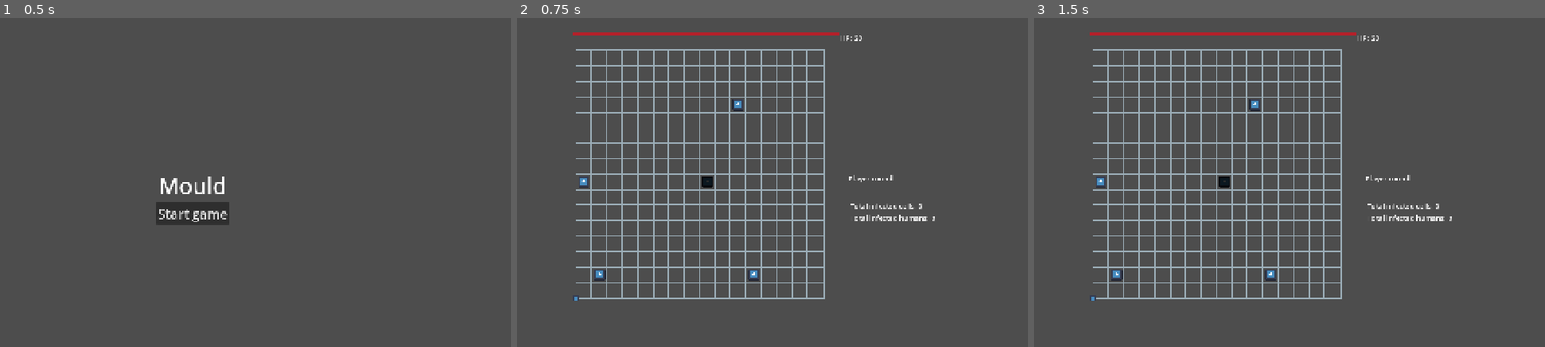
Above: before the commit, frames 1-3 (left to right).
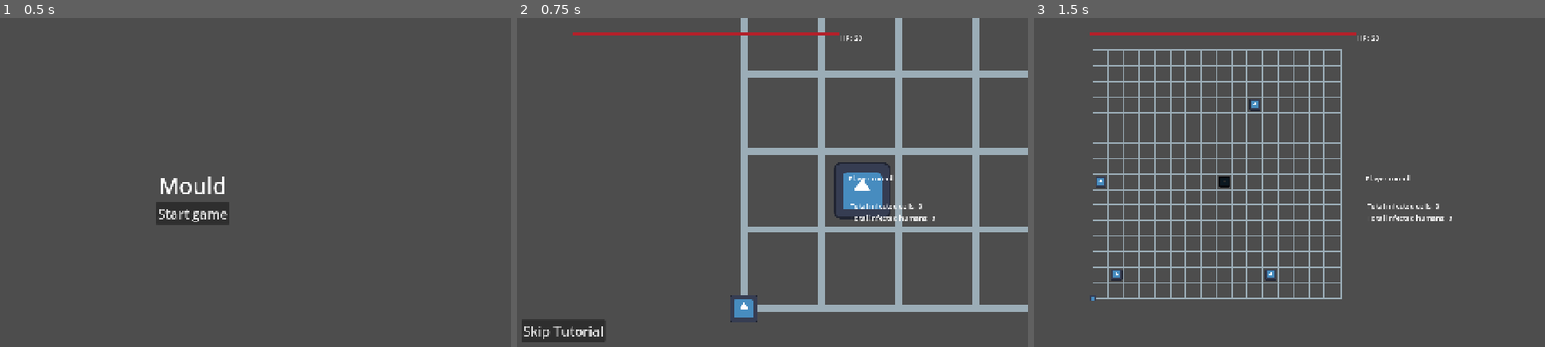
Above: after the commit, the same moments.

Repository: Sooshimi/mould
Game: Godot game, scene res://scenes/main.tscn
The game is run twice, just before and just after one commit, with the same random seed, the same clock (stepped at 60 frames per second) and the same inputs. The engine's default icon, where the game draws it, is replaced by a stand-in: a white triangle on a blue panel in a dark square.
Inputs (mouse positions are in pixels of both pictures, inside the frame that each line leads up to):
- Up to frame 1 (0.5 s): no input
- Up to frame 2 (0.75 s): click "Start game" at 0.5 s
- Up to frame 3 (1.5 s): click (1079, 330) at 1.25 s, where only the run after the commit has a clickable "Skip Tutorial"

Frame 1 is identical in both runs. In frame 2, 17% of the frame differs, in the area x 0-100%, y 0-99%; in frame 3, nothing differs.

Commit message:
Add tutorial screen

Diff:
--- a/scenes/game.tscn
+++ b/scenes/game.tscn
@@ -1,5 +1,6 @@
-[gd_scene load_steps=10 format=3 uid="uid://b6rwuldwktqp4"]
+[gd_scene load_steps=11 format=3 uid="uid://b6rwuldwktqp4"]
 
+[ext_resource type="Script" uid="uid://brebkn8c3ihrw" path="res://scripts/game.gd" id="1_0tnpc"]
 [ext_resource type="Texture2D" uid="uid://pplrjbme6b2b" path="res://assets/grid-32x32.png" id="1_gee14"]
 [ext_resource type="PackedScene" uid="uid://ccx1n4a6ip1g3" path="res://scenes/grid.tscn" id="2_0tnpc"]
 [ext_resource type="PackedScene" uid="uid://ciagworcfis82" path="res://scenes/slime_path.tscn" id="3_vtaks"]
@@ -15,8 +16,16 @@
 size = Vector2(571.375, 9.75)
 
 [node name="Game" type="Node2D"]
+script = ExtResource("1_0tnpc")
 
-[node name="UI" parent="." instance=ExtResource("7_trtic")]
+[node name="Camera2D" type="Camera2D" parent="."]
+position = Vector2(402, 583)
+enabled = false
+zoom = Vector2(5, 5)
+
+[node name="CanvasLayer" type="CanvasLayer" parent="."]
+
+[node name="UI" parent="CanvasLayer" instance=ExtResource("7_trtic")]
 anchors_preset = 0
 anchor_right = 0.0
 anchor_bottom = 0.0
--- a/scenes/ui/ui.tscn
+++ b/scenes/ui/ui.tscn
@@ -56,3 +56,14 @@
 [node name="TotalInfectedHumans" type="Label" parent="VBoxContainer"]
 layout_mode = 2
 text = "Total infected humans: 0"
+
+[node name="SkipTutorialButton" type="Button" parent="."]
+layout_mode = 0
+offset_left = 294.0
+offset_top = 682.0
+offset_right = 484.0
+offset_bottom = 732.0
+theme_override_font_sizes/font_size = 30
+text = "Skip Tutorial"
+
+[connection signal="pressed" from="SkipTutorialButton" to="." method="_on_skip_tutorial_button_pressed"]
--- /dev/null
+++ b/scripts/game.gd
@@ -0,0 +1,13 @@
+extends Node2D
+
+func _ready() -> void:
+	TurnManager.connect("tutorial_start", start_at_tutorial)
+	TurnManager.connect("game_start", start_game)
+	$CanvasLayer.visible = false
+
+func start_at_tutorial() -> void:
+	$Camera2D.enabled = true
+	$CanvasLayer.visible = true
+
+func start_game() -> void:
+	$Camera2D.enabled = false
--- a/scripts/globals/TurnManager.gd
+++ b/scripts/globals/TurnManager.gd
@@ -31,10 +31,16 @@
 signal infected_humans_changed(new_value)
 signal increase_hp_from_infected_cells
 
+signal tutorial_start
+signal game_start
+
+func start_tutorial() -> void:
+	slime_turn_start()
+	tutorial_start.emit() # Game script listens to this
+
 func start_game() -> void:
 	slime_turn_start()
-	total_infected_cells = 0
-	total_infected_humans = 0
+	game_start.emit() # Game script listens to this
 
 func slime_turn_start() -> void:
 	print("slime turn start")
--- a/scripts/ui/main_menu.gd
+++ b/scripts/ui/main_menu.gd
@@ -5,4 +5,4 @@
 func _on_start_game_button_pressed() -> void:
 	main_menu.hide()
 	SceneManager.start_button_click.emit()
-	TurnManager.start_game()
+	TurnManager.start_tutorial()
--- a/scripts/ui/ui.gd
+++ b/scripts/ui/ui.gd
@@ -36,3 +36,7 @@
 
 func on_win() -> void:
 	$TurnLabel.text = "You win!"
+
+func _on_skip_tutorial_button_pressed():
+	TurnManager.start_game()
+	$SkipTutorialButton.hide()
Not shown, added: scripts/game.gd.uid
